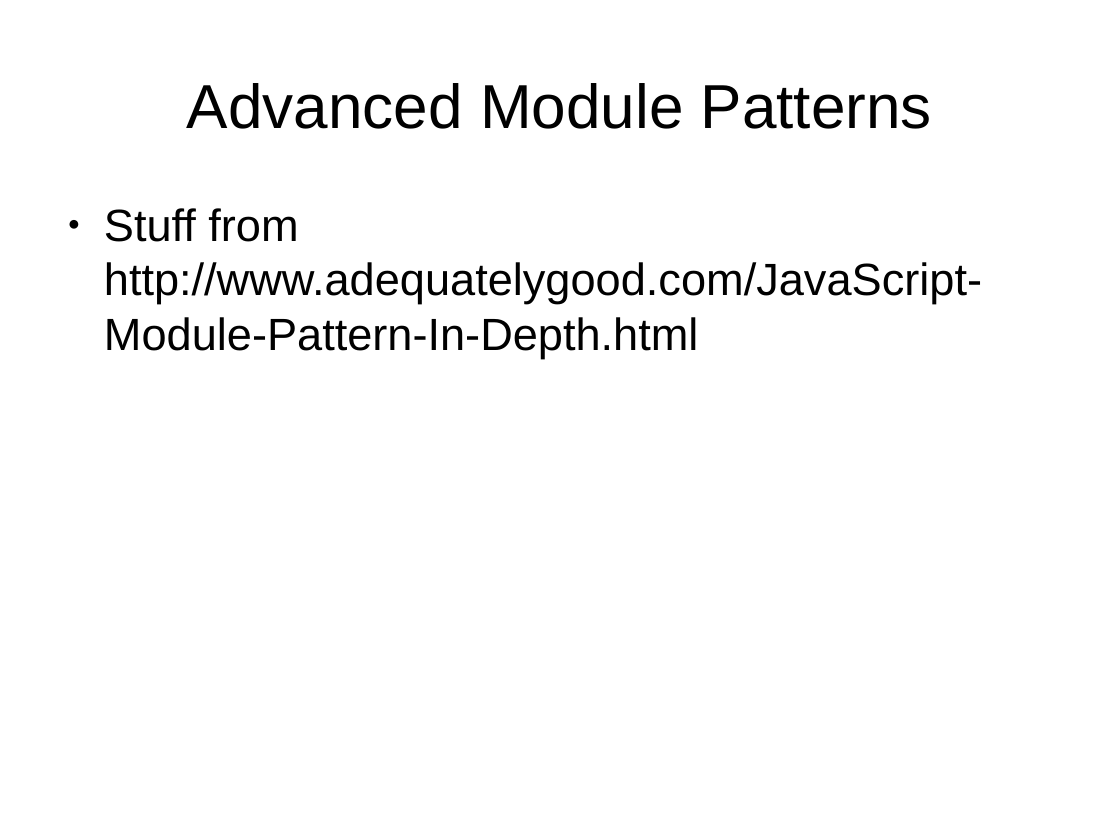
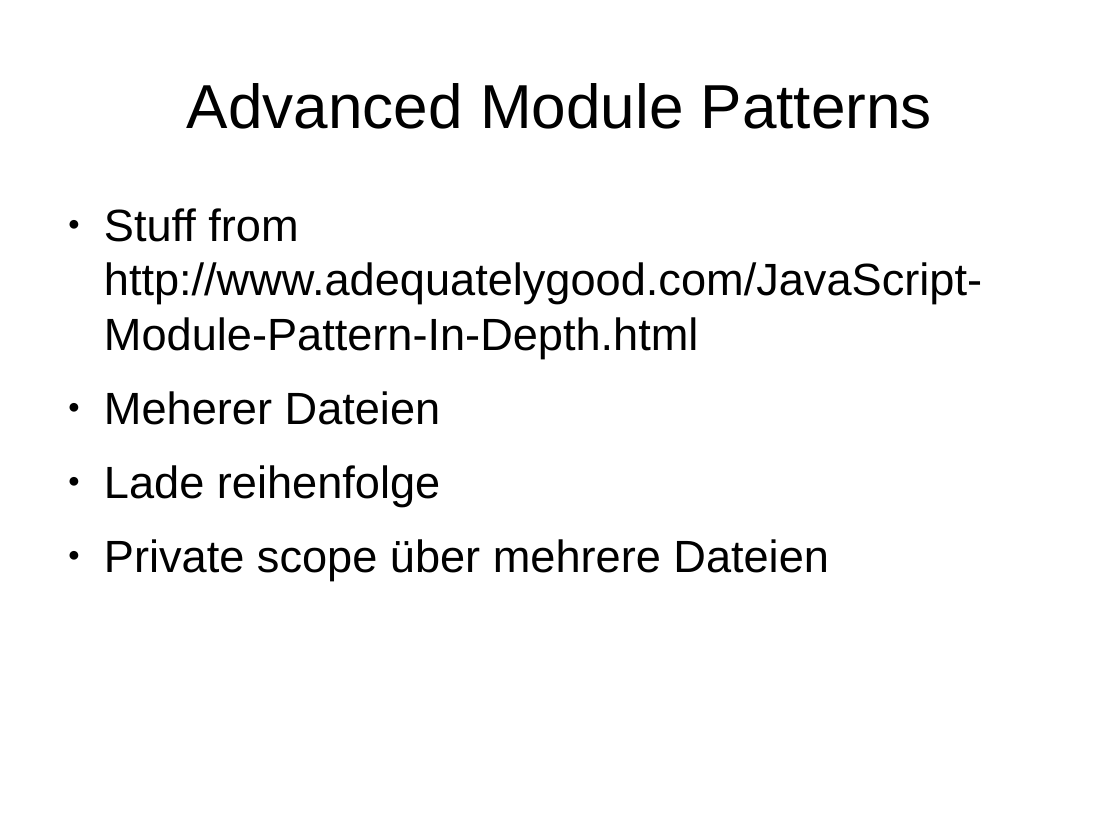
Before and after one commit to sattler/javascript-seminar-2015, a slide deck: slide 7 of presentation/Presentation.odp (slide 6 before the commit). Drawn at 1120x840 pixels with LibreOffice and Linux fonts; fonts in the diff are those of the drawing. Boxes give left, top, right and bottom in pixels: in the first picture for what was removed or moved away, otherwise in the second. Text is boxed around its words. In the diff, an @@ line names an element or a change of style, - is before the commit and + after.

```diff
--- a/presentation/Presentation.odp
+++ b/presentation/Presentation.odp
@@ text at [104, 391, 829, 581]: paragraphs added @@
+● Meherer Dateien
+● Lade reihenfolge
+● Private scope über mehrere Dateien
```
Also in this commit, not shown: 1 other slide changed, 1 slide added.
